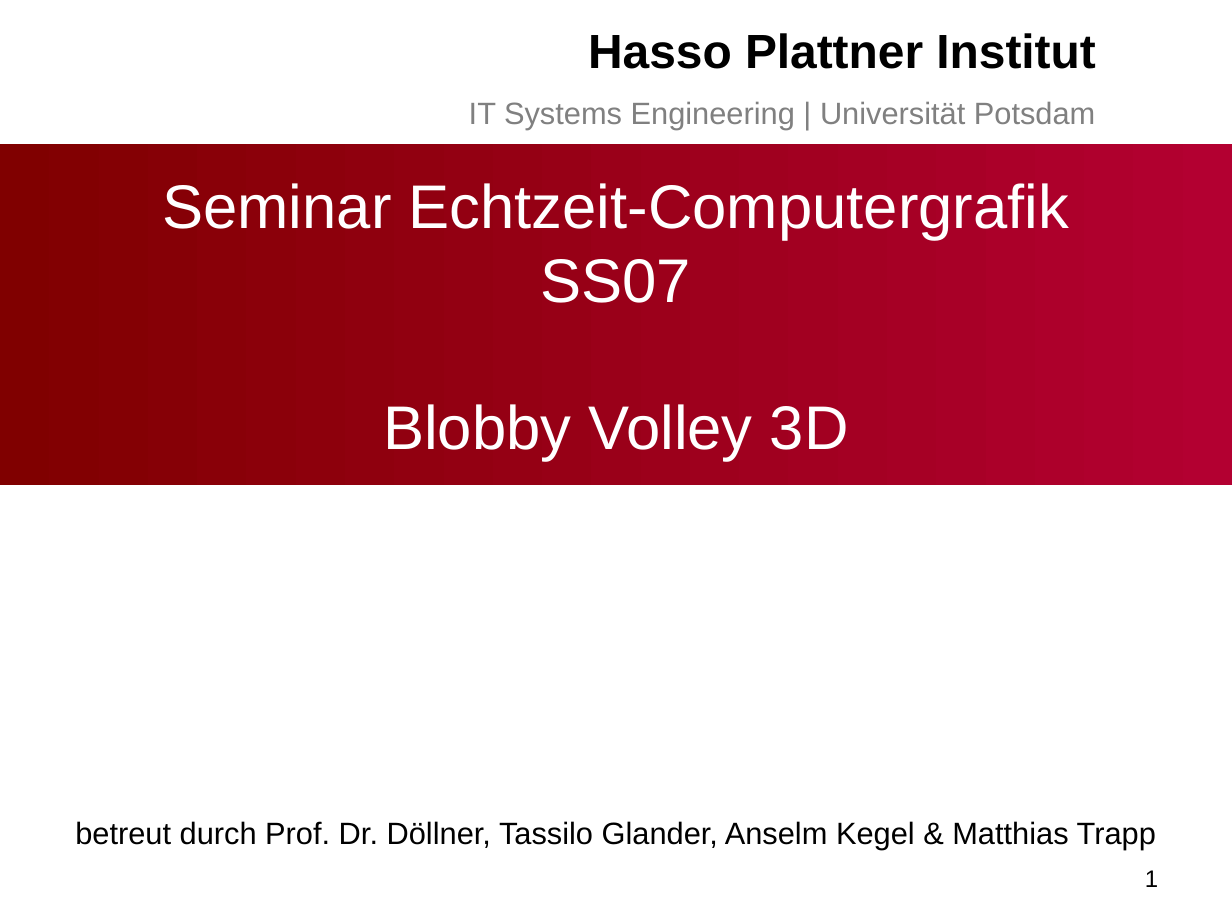
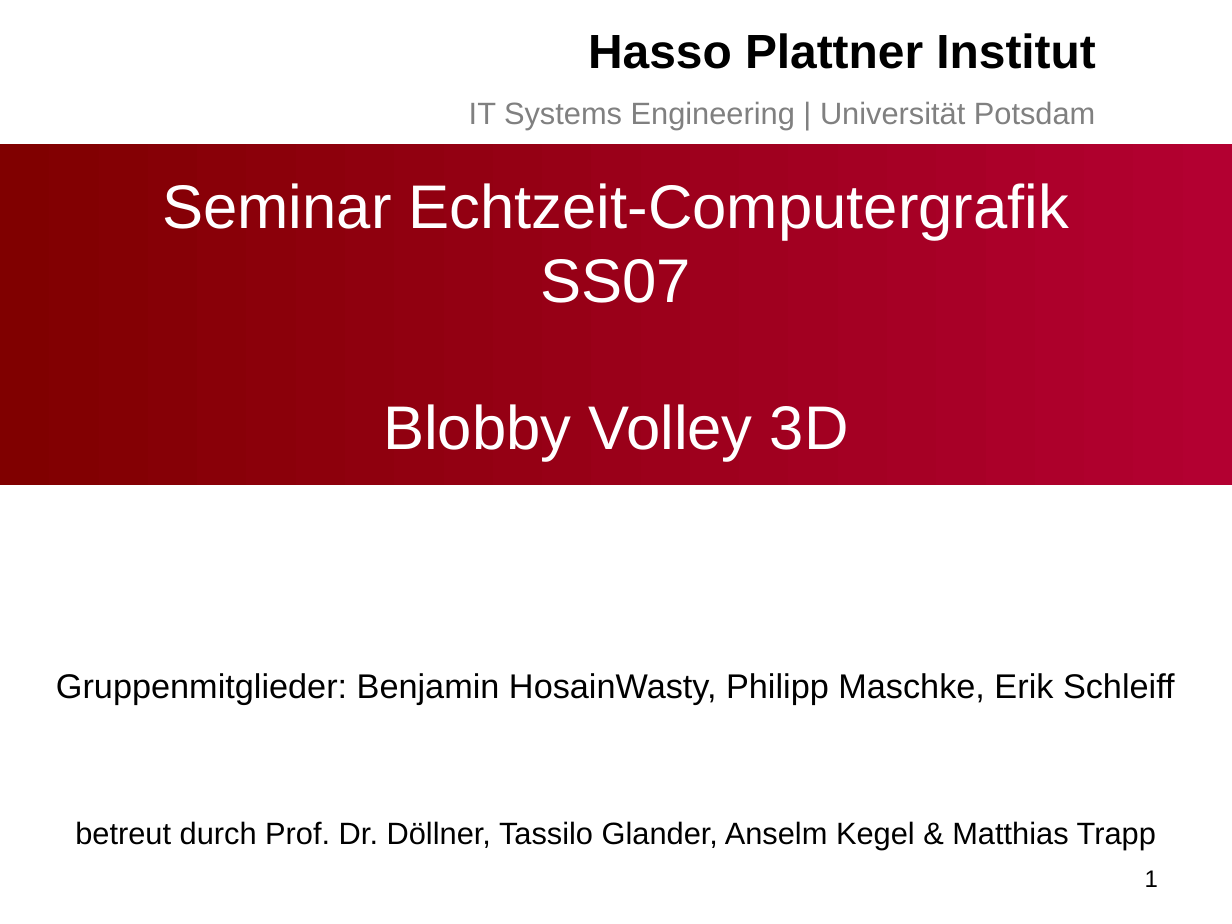
Before and after one commit to bwasty/blobby-volley-3d, a slide deck: slide 1 of Präsentationen/Slides-Konzeptpräsentation.ppt. Drawn at 1232x924 pixels with LibreOffice and Linux fonts; fonts in the diff are those of the drawing; background and template pictures are left out. Boxes give left, top, right and bottom in pixels: in the first picture for what was removed or moved away, otherwise in the second. Text is boxed around its words. In the diff, an @@ line names an element or a change of style, - is before the commit and + after.

```diff
--- a/Präsentationen/Slides-Konzeptpräsentation.ppt
+++ b/Präsentationen/Slides-Konzeptpräsentation.ppt
@@ subtitle added at bbox=[56, 673, 1175, 705], 20 pt, text #000000 @@
+Gruppenmitglieder: Benjamin HosainWasty, Philipp Maschke, Erik Schleiff
```
Also in this commit, not shown: 2 other slides changed, 2 slides added, 3 slides removed.
